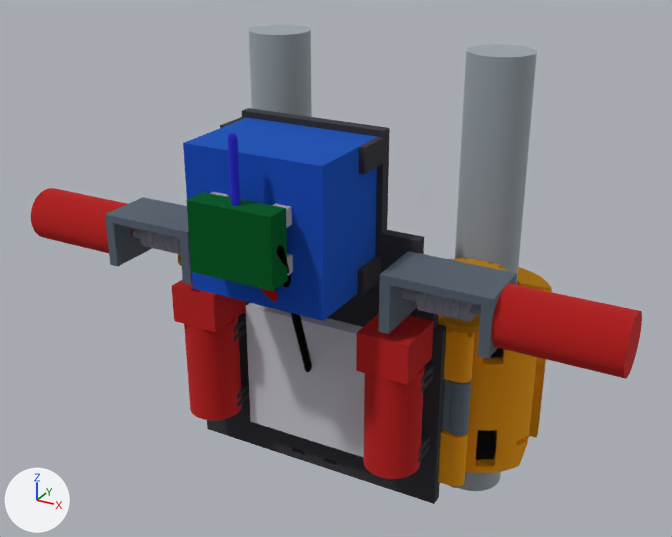
The glTF model renders/cart_v2/cart_base_v2.glb, before and after one commit.
One viewpoint serves both versions: a 50 mm camera at (202.0, -416.0, 245.0) aimed at (-7.0, -36.0, 55.0). Arrows for +X, +Y and +Z are at lower left; the lights stay in place. The first picture is the older version. Where no turn or scale is listed for an object, it has been applied to the vertices. Vertices at exactly the same position are counted once.

Objects in the first picture: 'arm_base_footprint', 'base_plate', 'battery', 'battery_corner_stops', 'board_foam_pads', 'cable_12V', 'cable_servo_bus', 'cable_usb', 'drive_motors', 'hand_on_pipe_C_sleeve', 'hinge_pipe_B_worm_bracket', 'hinge_pipe_B_worm_motor', 'hinge_pipe_C_worm_bracket', 'hinge_pipe_C_worm_motor', 'track_pipe_B', 'track_pipe_C', 'waveshare_board' and 7 more.
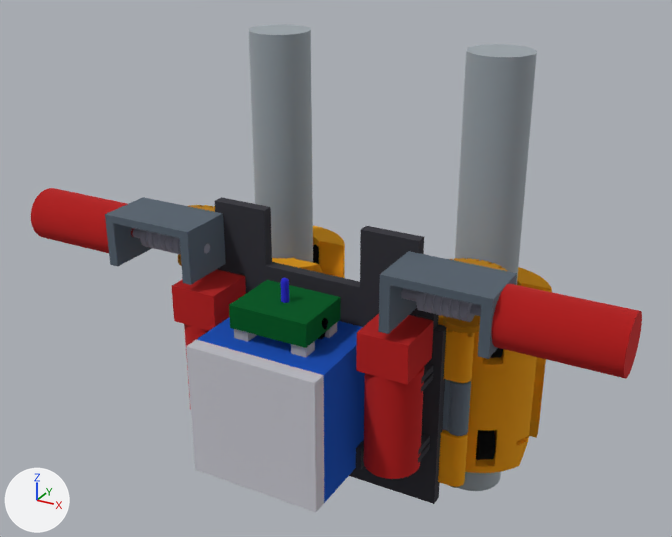
What differs and where, as boxes [x1, y1, x2, y2] in the pictures (672 x 537 px; the box of a moved part takes in the faces that stretch with it):
'battery', moved: before [183, 118, 377, 321]; after [196, 317, 365, 503]
'arm_base_footprint', reshaped (16% wider, 12% taller): before [246, 303, 365, 457]; after [186, 340, 324, 512]
'base_plate', reshaped (22% shorter): before [207, 108, 446, 504]; after [214, 197, 446, 504]
'waveshare_board', moved, rescaled (10% wider, 31% shorter): before [186, 192, 288, 291]; after [229, 280, 341, 348]
'battery_corner_stops', moved (mostly hidden afterwards): before [220, 117, 384, 295]; after [356, 440, 364, 470]
'cable_usb', reshaped (31% narrower, 65% shorter): before [228, 133, 240, 206]; after [281, 278, 289, 303]
'board_foam_pads', reshaped: before [211, 192, 293, 275]; after [234, 323, 337, 357]
'cable_servo_bus', reshaped: before [277, 245, 312, 372]; after [318, 318, 328, 339]
part 1 of me_base_plate, cut back: before [239, 108, 418, 457]; after [215, 197, 418, 327]
part 5 of me_board_foam_pads, moved or reshaped (not visible before): after [234, 329, 257, 342]
part 6 of me_board_foam_pads, moved or reshaped: before [287, 254, 293, 275]; after [291, 341, 315, 357]
part 7 of me_board_foam_pads, moved or reshaped: before [273, 204, 292, 228]; after [325, 323, 337, 338]
part 9 of me_cable_12v, deleted: before [260, 288, 278, 301]
part 11 of me_cable_usb, moved or reshaped: before [228, 133, 238, 139]; after [281, 278, 289, 284]
part 12 of me_cable_usb, moved or reshaped: before [228, 138, 240, 206]; after [281, 283, 289, 303]
'hand_on_pipe_B_sleeve', unchanged, uncovered by the edit: after [272, 226, 345, 278]

What changed in the scene script:
```text
Change me_base_plate:
    remove me_base_plate.from_pydata(...)  # 4648 vertices, 9384 faces; spans x -83.0..59.0, y -52.0..-46.0, z -56.0..135.0
    add me_base_plate.from_pydata(...)  # 4364 vertices, 8796 faces; spans x -83.0..59.0, y -52.0..-46.0, z -56.0..86.0
    me_base_plate part 1: 4 vertices moved within x -37.0..13.0, y -52.0..-46.0, z 27.0; 292 vertices removed from x -50.0..26.0, y -52.0..-46.0, z -10.0..135.0; 8 vertices added at x -39.0..15.0, y -52.0..-46.0, z 56.0..86.0
Change me_battery_corner_stops:
    remove me_battery_corner_stops.from_pydata(...)  # 32 vertices, 48 faces; spans x -50.0..26.0, y -70.0..-52.0, z 62.0..132.0
    add me_battery_corner_stops.from_pydata(...)  # 32 vertices, 48 faces; spans x -50.0..26.0, y -70.0..-52.0, z -35.0..35.0
    me_battery_corner_stops part 2: the whole mesh is moved by (0.0, 0.0, -97.0)
Change me_battery:
    remove me_battery.from_pydata(...)  # 8 vertices, 12 faces; spans x -47.0..23.0, y -102.0..-52.0, z 62.0..132.0
    add me_battery.from_pydata(...)  # 8 vertices, 12 faces; spans x -47.0..23.0, y -102.0..-52.0, z -35.0..35.0
    me_battery part 3: the whole mesh is moved by (0.0, 0.0, -97.0)
Change me_arm_base_footprint:
    remove me_arm_base_footprint.from_pydata(...)  # 8 vertices, 12 faces; spans x -47.0..23.0, y -60.0..-52.0, z -35.0..35.0
    add me_arm_base_footprint.from_pydata(...)  # 8 vertices, 12 faces; spans x -47.0..23.0, y -110.0..-102.0, z -35.0..35.0
    me_arm_base_footprint part 4: the whole mesh is rebuilt
Change me_board_foam_pads:
    remove me_board_foam_pads.from_pydata(...)  # 32 vertices, 48 faces; spans x -32.0..8.0, y -108.0..-102.0, z 82.0..112.0
    add me_board_foam_pads.from_pydata(...)  # 32 vertices, 48 faces; spans x -32.0..8.0, y -92.0..-62.0, z 35.0..41.0
    me_board_foam_pads part 5: the loose piece of 8 vertices spanning x -32.0..-24.0, y -108.0..-102.0, z 82.0..90.0 is scaled about its middle by (1, 1.33, 0.75), then moved by (0.0, 17.0, -48.0)
    me_board_foam_pads part 6: the loose piece of 8 vertices spanning x 0.0..8.0, y -108.0..-102.0, z 82.0..90.0 is scaled about its middle by (1, 1.33, 0.75), then moved by (0.0, 17.0, -48.0)
    me_board_foam_pads part 7: the loose piece of 8 vertices spanning x 0.0..8.0, y -108.0..-102.0, z 104.0..112.0 is scaled about its middle by (1, 1.33, 0.75), then moved by (0.0, 39.0, -70.0)
    other edits to the shape of me_board_foam_pads do not show in these pictures
Change me_waveshare_board:
    remove me_waveshare_board.from_pydata(...)  # 8 vertices, 12 faces; spans x -33.0..9.0, y -120.0..-108.0, z 80.5..113.5
    add me_waveshare_board.from_pydata(...)  # 8 vertices, 12 faces; spans x -33.0..9.0, y -93.5..-60.5, z 41.0..53.0
    me_waveshare_board part 8: the whole mesh is scaled about its middle by (1, 2.75, 0.364), then moved by (0.0, 37.0, -50.0)
Change me_cable_12v:
    remove me_cable_12v.from_pydata(...)  # 2275 vertices, 4546 faces; spans x -4.0..0.0, y -115.4..-100.0, z 66.0..81.9
    add me_cable_12v.from_pydata(...)  # 2248 vertices, 4492 faces; spans x -43.0..-31.3, y -79.0..-75.0, z 31.0..48.0
    me_cable_12v part 9: 2275 vertices removed from x -4.0..0.0, y -115.4..-100.0, z 66.0..81.9
    other edits to the shape of me_cable_12v do not show in these pictures
Change me_cable_servo_bus:
    remove me_cable_servo_bus.from_pydata(...)  # 2261 vertices, 4518 faces; spans x -14.0..11.0, y -116.0..-52.3, z -1.1..99.0
    add me_cable_servo_bus.from_pydata(...)  # 2255 vertices, 4506 faces; spans x -13.9..11.0, y -79.0..-52.2, z -1.1..49.0
    me_cable_servo_bus part 10: 2251 vertices removed from x -14.0..11.0, y -116.0..-52.3, z -1.1..99.0; 2245 vertices added at x -13.9..11.0, y -79.0..-52.2, z -1.1..49.0
Change me_cable_usb:
    remove me_cable_usb.from_pydata(...)  # 2253 vertices, 4502 faces; spans x -14.0..-10.0, y -116.0..-112.0, z 113.5..144.0
    add me_cable_usb.from_pydata(...)  # 2253 vertices, 4502 faces; spans x -14.0..-10.0, y -79.0..-75.0, z 53.0..65.0
    me_cable_usb part 11: all 2127 vertices in x -14.0..-10.0, y -116.0..-112.0, z 142.0..144.0 are moved by (0.0, 37.0, -79.0)
    me_cable_usb part 12: all 126 vertices in x -14.0..-10.0, y -116.0..-112.0, z 113.5 are moved by (0.0, 37.0, -60.5)
```
